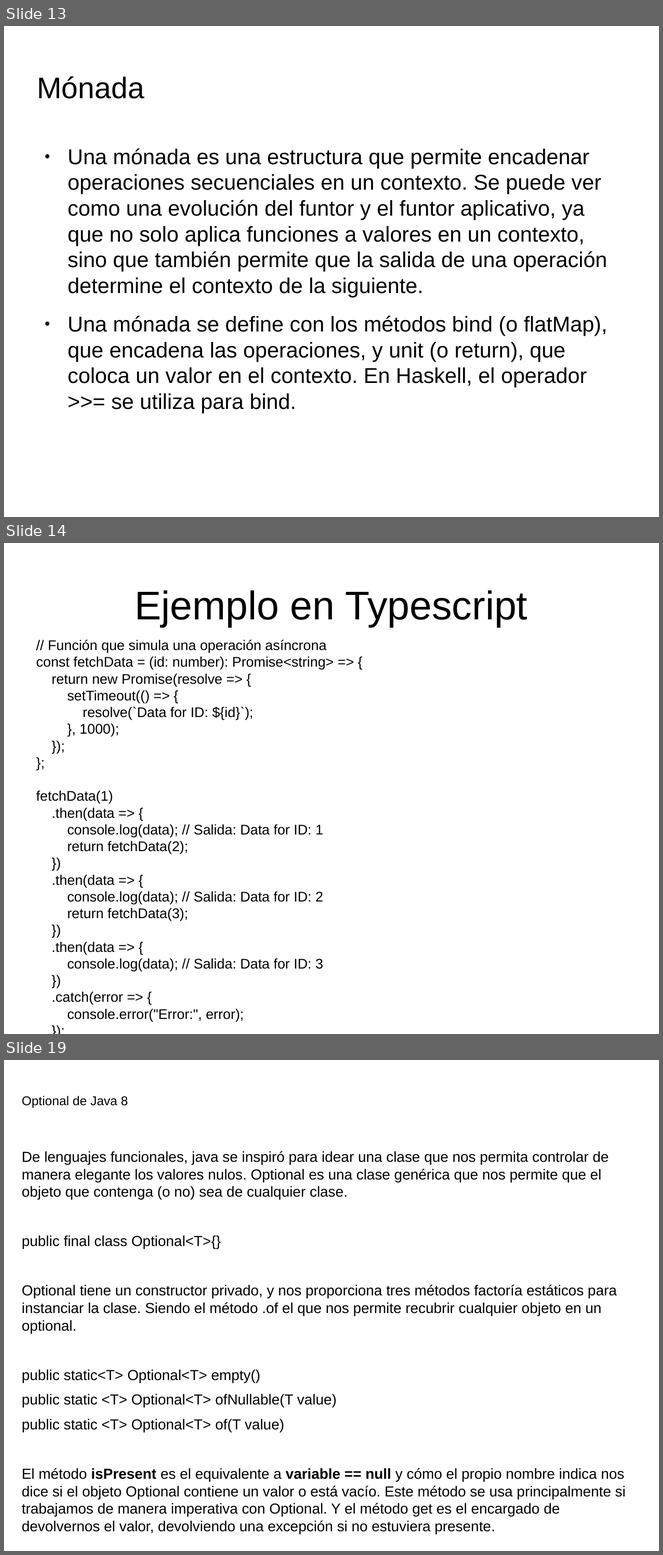
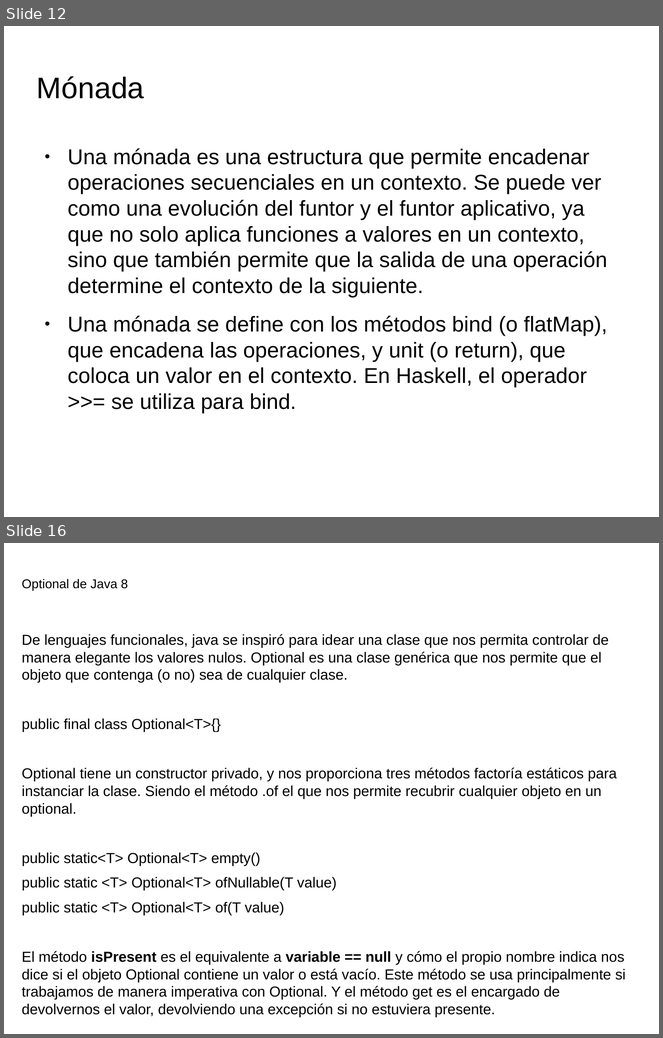
Before and after one commit to totis023/paradigmaUAP2025, a slide deck: funcional/clase5.pptx. Shown one above the other, each under a label of ours: slides 13, 14 and 19 before the commit, slides 12 and 16 after it; the slides between them are not shown. The pictures are 663x1555 and 663x1038 pixels, drawn with LibreOffice and Linux fonts; fonts in the diff are those of the drawing; background and template pictures are left out. Boxes give left, top, right and bottom in pixels: in the first picture for what was removed or moved away, otherwise in the second. Text is boxed around its words. In the diff, an @@ line names an element or a change of style, - is before the commit and + after.

```diff
--- a/funcional/clase5.pptx
+++ b/funcional/clase5.pptx
@@ slide 14 removed at bbox=[4, 543, 659, 1034], background picture (left out) @@
@@ title removed at bbox=[135, 590, 528, 627] @@
-Ejemplo en Typescript
@@ text removed at bbox=[36, 640, 334, 1022] @@
-// Función que simula una operación asíncrona
-const fetchData = (id: number): Promise<string> => {
-return new Promise(resolve => {
-setTimeout(() => {
-resolve(`Data for ID: ${id}`);
-}, 1000);
-});
-};
-fetchData(1)
-.then(data => {
-console.log(data); // Salida: Data for ID: 1
-return fetchData(2);
-})
-.then(data => {
-console.log(data); // Salida: Data for ID: 2
-return fetchData(3);
-})
-.then(data => {
-console.log(data); // Salida: Data for ID: 3
-})
-.catch(error => {
-console.error("Error:", error);
-});
@@ what was slide 13 is now slide 12 @@
@@ what was slide 19 is now slide 16 @@
```
Also in this commit, not shown: 4 slides changed, 4 slides added, 6 other slides removed, 1 other file.
